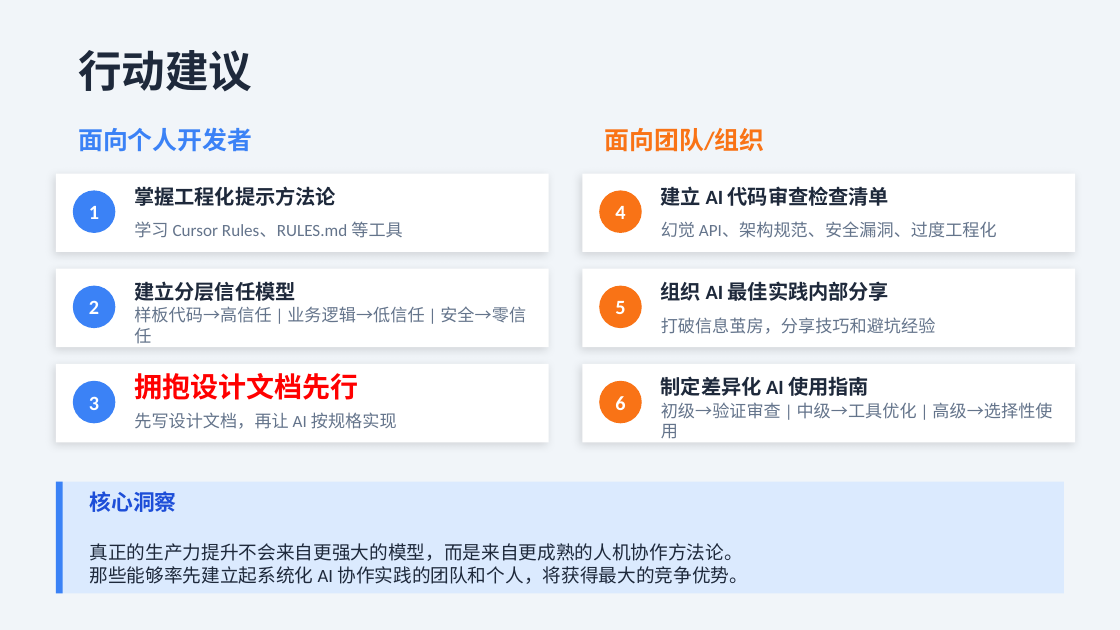
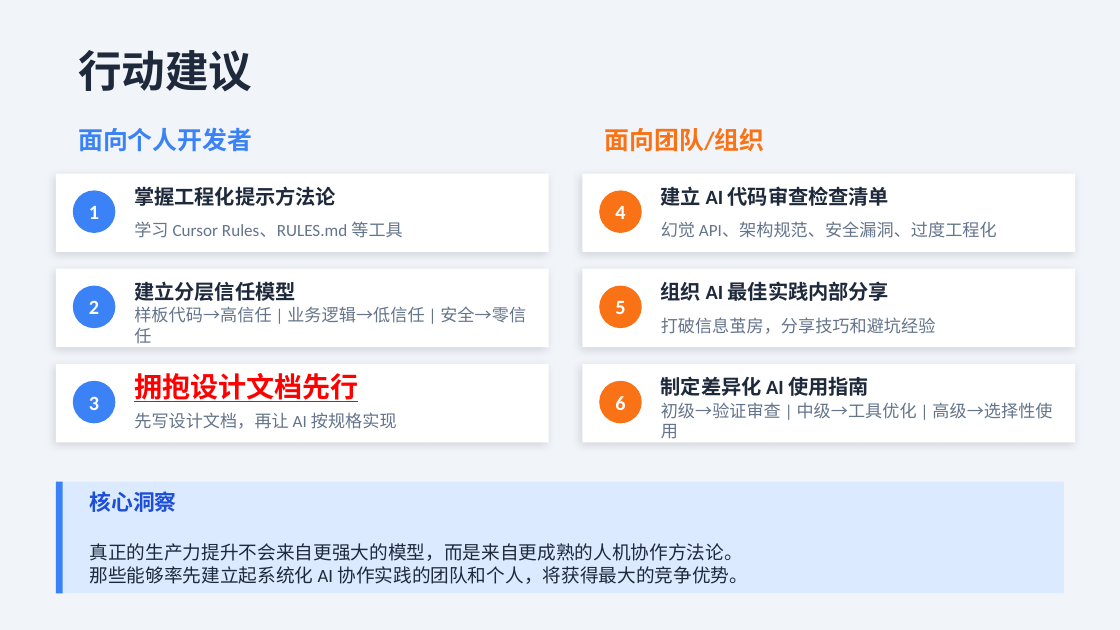
Before and after one commit to sunbo008/ai-coding-common-sense, a slide deck: slide 19 of docs/AI-编程分享.pptx. Drawn at 1120x630 pixels with LibreOffice and Linux fonts; fonts in the diff are those of the drawing. Boxes give left, top, right and bottom in pixels: in the first picture for what was removed or moved away, otherwise in the second. Text is boxed around its words. In the diff, an @@ line names an element or a change of style, - is before the commit and + after.

```diff
--- a/docs/AI-编程分享.pptx
+++ b/docs/AI-编程分享.pptx
@@ text "拥抱设计文档先行" at (x1=134, y1=373, x2=358, y2=402): underline on @@
```
Also in this commit, not shown: 4 other slides changed.
